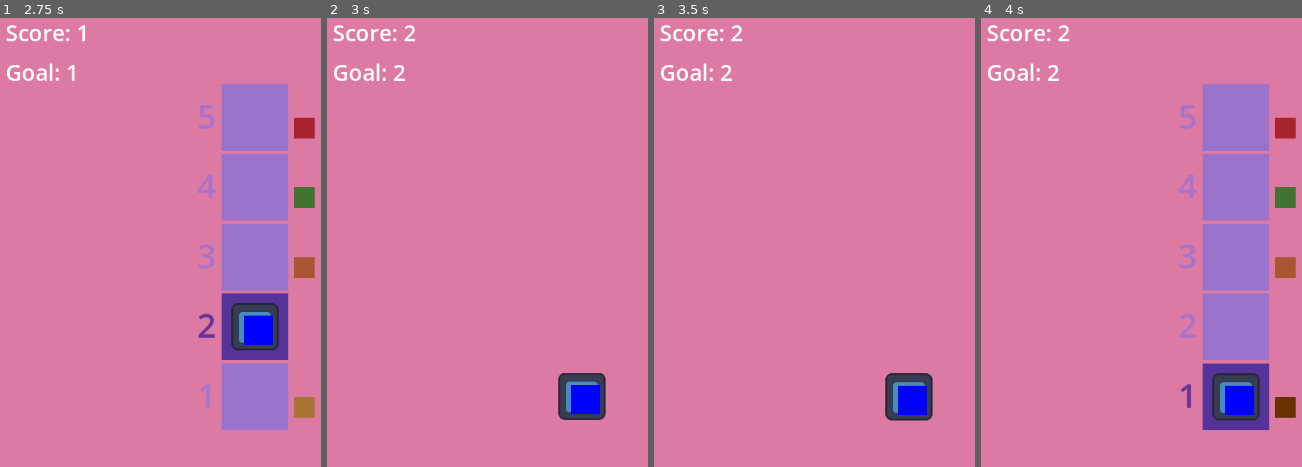
Above: before the commit, frames 1-4 (left to right).
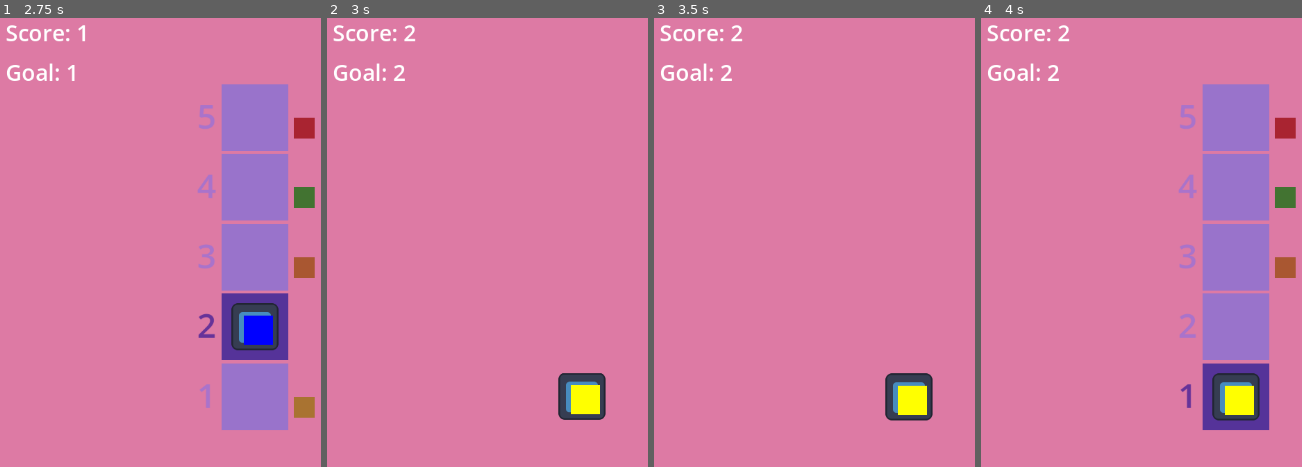
Above: after the commit, the same moments.

Repository: hamzasclone2/elevator
Game: Godot game, scene res://world.tscn
Two runs of this game, one before a commit and one after it. Both use one fixed random seed, a clock stepped at 60 frames per second and the inputs below. The engine's default icon, where the game draws it, is replaced by a stand-in: a white triangle on a blue panel in a dark square.
Inputs (mouse positions are in pixels of both pictures, inside the frame that each line leads up to):
- Up to frame 1 (2.75 s): tap Enter at 0.5, 2 s; move the mouse to (256, 49) at 0.52 s; press the mouse at (256, 49) at 0.53 s; tap Space at 1.25 s; move the mouse to (outside the picture) at 1.27 s; release the mouse at (outside the picture) at 1.28 s; click (outside the picture) at 1.35 s; move the mouse to (157, 175) at 2.02 s; press the mouse at (157, 175) at 2.03 s
- Up to frame 2 (3 s): tap Space at 2.75 s; move the mouse to (outside the picture) at 2.77 s; release the mouse at (outside the picture) at 2.78 s; click (outside the picture) at 2.85 s
- Up to frame 3 (3.5 s): no input
- Up to frame 4 (4 s): tap Enter at 3.5 s; move the mouse to (1260, 130) at 3.52 s; press the mouse at (1260, 130) at 3.53 s

Frame 1 is identical in both runs. In frame 2, 0.6% of the frame differs, in the area x 76-86%, y 81-89%; in frame 3, 0.6%; in frame 4, 0.9%, in the area x 76-99%, y 81-90%.

Commit message:
added ability to drop off passengers

Diff:
--- a/Elevator.gd
+++ b/Elevator.gd
@@ -30,11 +30,12 @@
 			var tween = get_tree().create_tween()
 			if is_inside_droppable:
 				tween.tween_property(self, "position", body_ref.position, 0.2).set_ease(Tween.EASE_OUT)
-				print(body_ref.get_node("Label").text)
+				print("current level: ", body_ref.get_node("Label").text)
 				Global.currentLevel = body_ref.get_node("Label").text
 				if body_ref.get_node("Label").text == str(Global.goalLevel):
 					Global.score += 1
 					get_parent()._on_timer_timeout()
+				dropOff()
 				checkPassenger()
 			else:
 				tween.tween_property(self, "global_position", initialPos, 0.2).set_ease(Tween.EASE_OUT)
@@ -61,10 +62,19 @@
 		body.modulate = Color(Color.MEDIUM_PURPLE, 0.7)
 
 func checkPassenger():
-	if body_ref.get_node("Passenger") and not Global.passengerInElevator:
+	if not Global.passengerInElevator and body_ref.get_node_or_null("Passenger"):
 		var passenger = body_ref.get_node("Passenger")
 		body_ref.remove_child(passenger)
 		add_child(passenger)
 		passenger.position.x = sprite_2d.position.x - 15
 		passenger.position.y = sprite_2d.position.y - 15
+		print("passenger goal: ", passenger.goalFloor)
 		Global.passengerInElevator = true
+
+func dropOff():
+	if Global.passengerInElevator:
+		var passenger = get_node("Passenger")
+		if Global.currentLevel == passenger.goalFloor:
+			remove_child(passenger)
+			passenger.queue_free()
+			Global.passengerInElevator = false
--- a/floor.gd
+++ b/floor.gd
@@ -3,11 +3,13 @@
 @export var floorLevel: String = '0'
 @onready var label: Label = $Label
 
+var rng = RandomNumberGenerator.new()
+
 # Called when the node enters the scene tree for the first time.
 func _ready():
 	modulate = Color(Color.MEDIUM_PURPLE, 0.7)
 	label.text = floorLevel
-	generateGuest()
+	generatePassenger()
 
 # Called every frame. 'delta' is the elapsed time since the previous frame.
 func _process(_delta):
@@ -16,7 +18,10 @@
 	else:
 		visible = false
 
-func generateGuest():
-	var scene = preload("res://passenger.tscn").instantiate()
-	add_child(scene)
-	scene.position.x += 75
+func generatePassenger():
+	var passenger = preload("res://passenger.tscn").instantiate()
+	add_child(passenger)
+	passenger.position.x += 75
+	passenger.goalFloor = int(floorLevel)
+	while passenger.goalFloor == int(floorLevel):
+		passenger.goalFloor = rng.randi_range(1,5)
--- a/passenger.gd
+++ b/passenger.gd
@@ -3,6 +3,8 @@
 @onready var color_rect = $ColorRect
 var colors = [Color.BLUE, Color.RED, Color.GREEN, Color.YELLOW, Color.ORANGE]
 var rng = RandomNumberGenerator.new()
+
+var goalFloor: int = 0
 
 # Called when the node enters the scene tree for the first time.
 func _ready():
